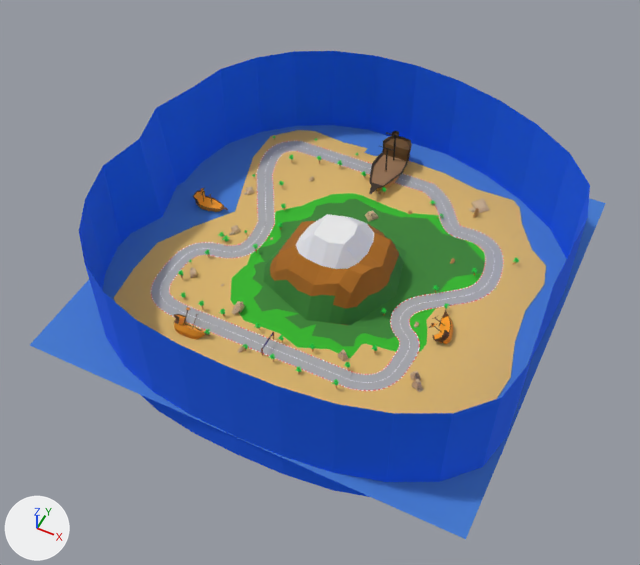
The OBJ model assets/Mapa01/mapaIsla.obj as it was, and as the next commit left it.
One viewpoint serves both versions: a 50 mm camera at (600.0, -1271.0, 1472.0) aimed at (60.0, -191.0, 122.0). Arrows for +X, +Y and +Z are at lower left; the lights stay in place. Where no turn or scale is listed for an object, it has been applied to the vertices. Vertices at the same position are counted once.

The older version as bpy lines, for what is in view:
```python
ob_cylinder = bpy.data.objects.new('Cylinder', me_cylinder)
ob_cylinder.location = (0.0, 0.0, 0.0)
ob_grid_grid_001 = bpy.data.objects.new('Grid_Grid.001', me_grid_grid_001)
ob_grid_grid_001.location = (0.0, 0.0, 0.0)
ob_plane_003_plane_028 = bpy.data.objects.new('Plane.003_Plane.028', me_plane_003_plane_028)
ob_plane_003_plane_028.location = (0.0, 0.0, 0.0)
# also in view: 'Cube.002' at (0.0, 294.0, 37.0); 'Plane_Plane.001' at (28.0, -35.0, -5.0)
```
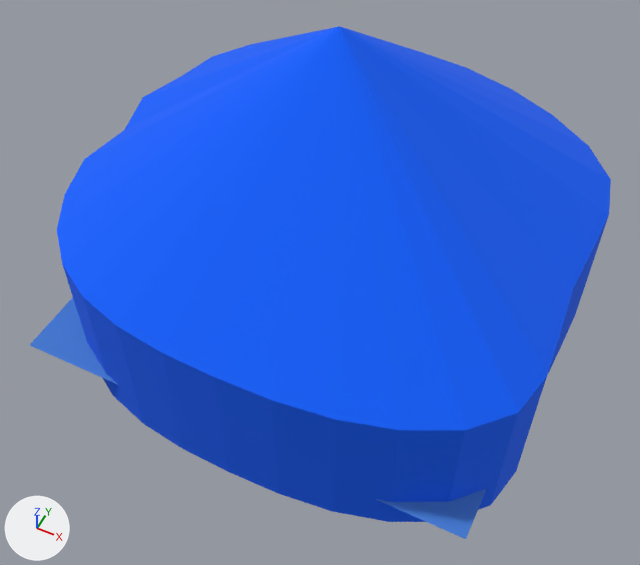
Commit message: Intento de correccion  de fisicas mapa prueba 2

What the commit changed:
me_cylinder is used by ob_cylinder; location (0.0, 0.0, 0.0).
me_cylinder had 64 vertices, 32 faces and spanned x -474.0..510.0, y -520.0..460.0, z -72.0..224.0.
me_cylinder now has 129 vertices, 160 faces and spans x -513.0..547.0, y -556.0..500.0, z -84.0..623.0.
Part 1, on me_cylinder:
32 faces are deleted.
35 vertices are added at x -513.0..547.0, y -556.0..500.0, z -84.0..623.0.
30 new vertices lie (0.0, 0.0, 319.0) away from vertices in x -502.0..547.0, y -556.0..500.0, z -84.0.
160 new faces join them.

Pixel boxes (x1, y1, x2, y2) of what changed, in the pictures (640 x 565 px):
'Cylinder', reshaped (8% wider, 11% taller)
    before: (79, 51, 590, 497)
    after: (57, 26, 611, 522)
'Grid_Grid.001', unchanged, covered by the edit
    before: (114, 130, 546, 413)
'Plane_Plane.001', unchanged, covered by the edit
    before: (30, 125, 606, 539)
    after: (30, 298, 486, 539)
'Plane.003_Plane.028', unchanged, covered by the edit
    before: (151, 141, 504, 391)
'Cube.002', unchanged, covered by the edit
    before: (369, 131, 411, 194)
